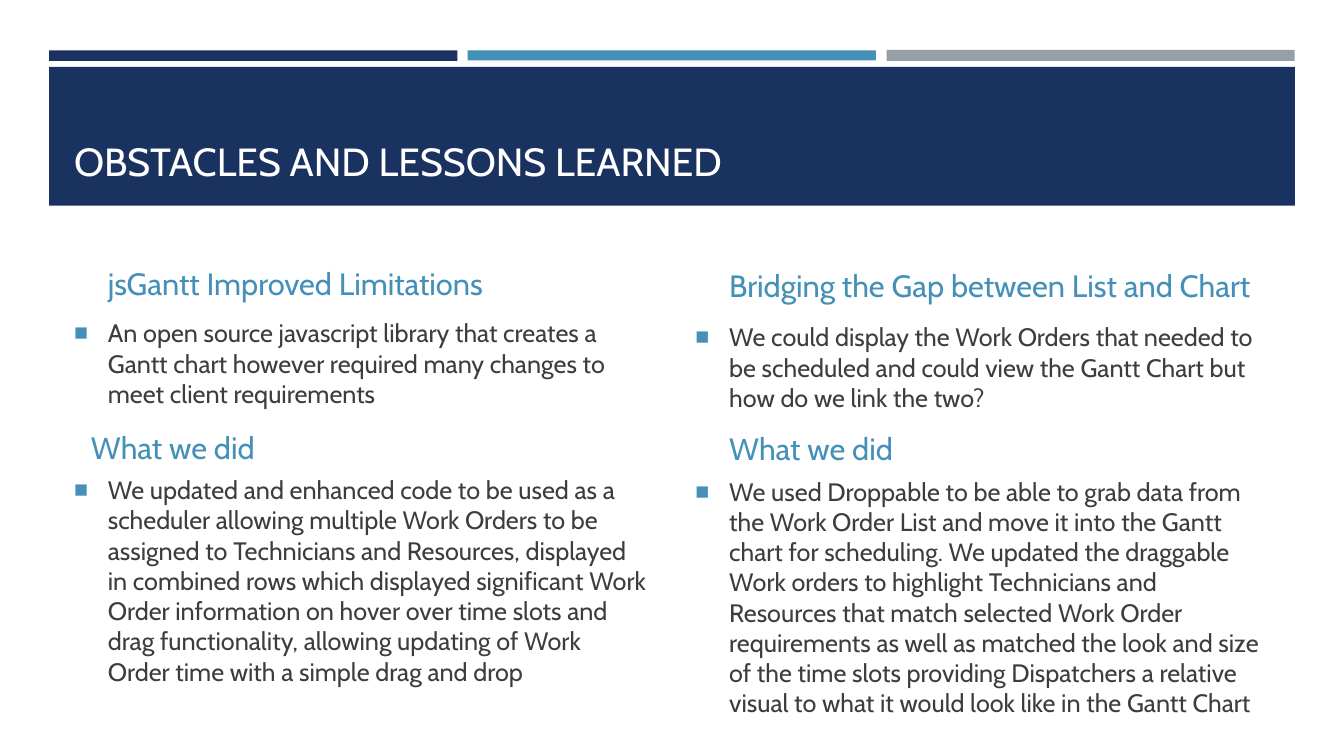
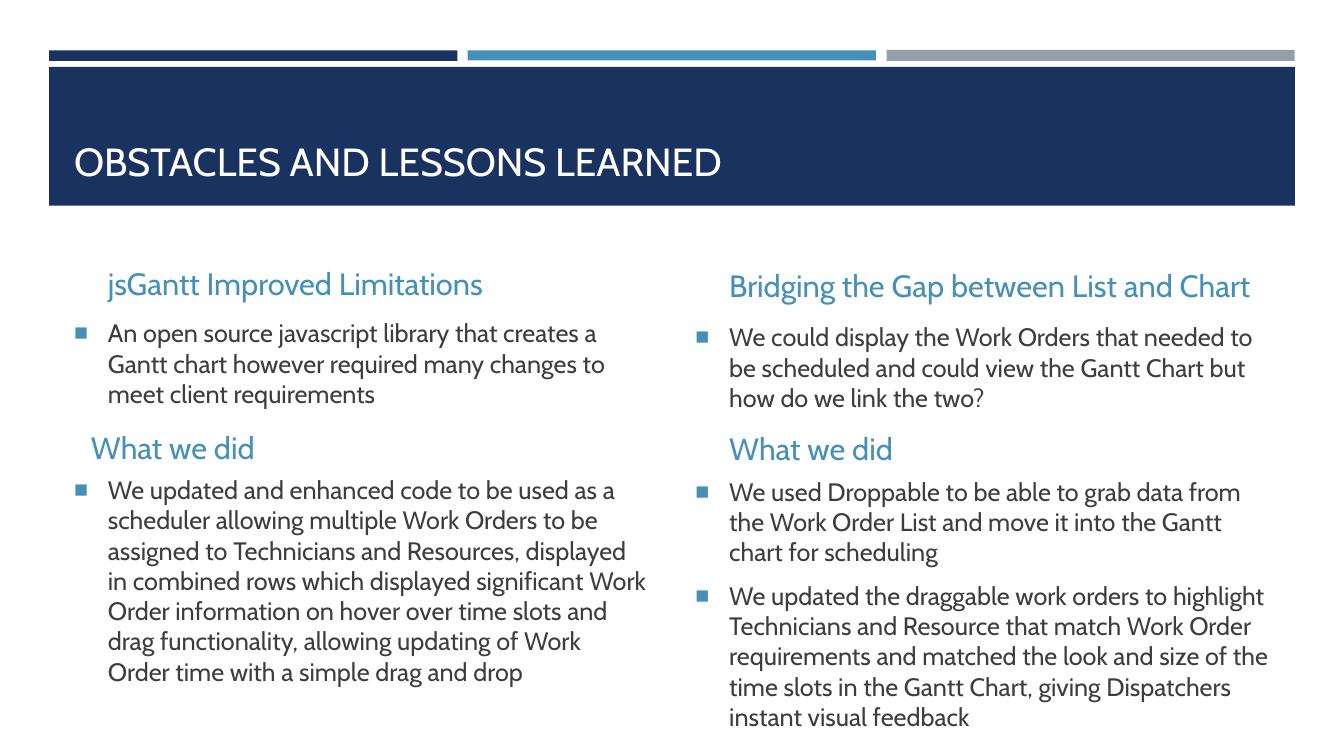
Before and after one commit to cynslcheng/CapstoneDocuments, a slide deck: slide 5 of CapstonePowerPoint.pptx. Drawn at 1344x756 pixels with LibreOffice and Linux fonts; fonts in the diff are those of the drawing. Boxes give left, top, right and bottom in pixels: in the first picture for what was removed or moved away, otherwise in the second. Text is boxed around its words. In the diff, an @@ line names an element or a change of style, - is before the commit and + after.

```diff
--- a/CapstonePowerPoint.pptx
+++ b/CapstonePowerPoint.pptx
@@ text at (x1=729, y1=482, x2=1268, y2=727): text changed @@
-■ We used Droppable to be able to grab data from the Work Order List and move it into the Gantt chart for scheduling. We updated the draggable Work orders to highlight Technicians and Resources that match selected Work Order requirements as well as matched the look and size of the time slots providing Dispatchers a relative visual to what it would look like in the Gantt Chart
+■ We used Droppable to be able to grab data from the Work Order List and move it into the Gantt chart for scheduling
+■ We updated the draggable work orders to highlight Technicians and Resource that match Work Order requirements and matched the look and size of the time slots in the Gantt Chart, giving Dispatchers instant visual feedback
```
Also in this commit, not shown: 3 other slides changed, 1 slide added.
